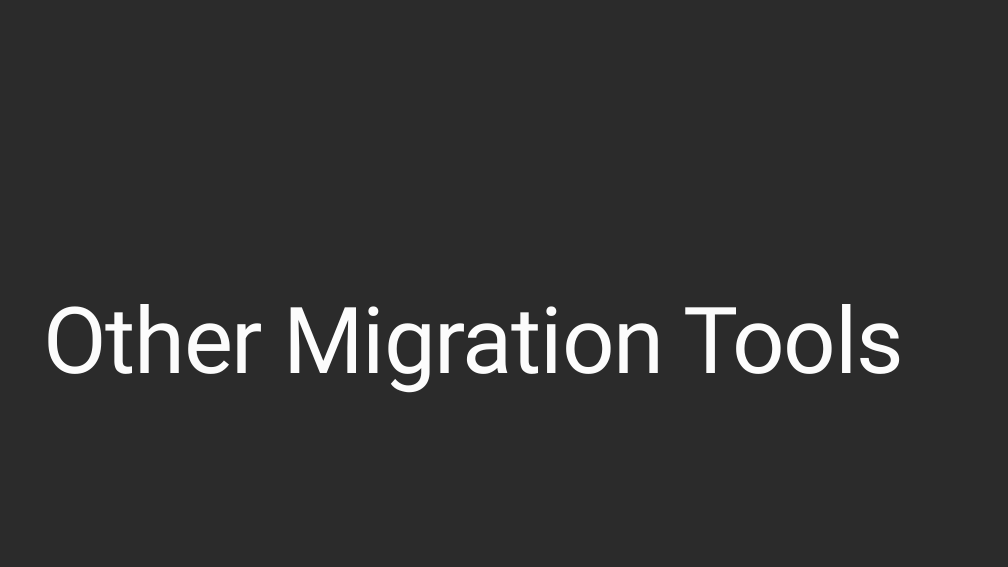
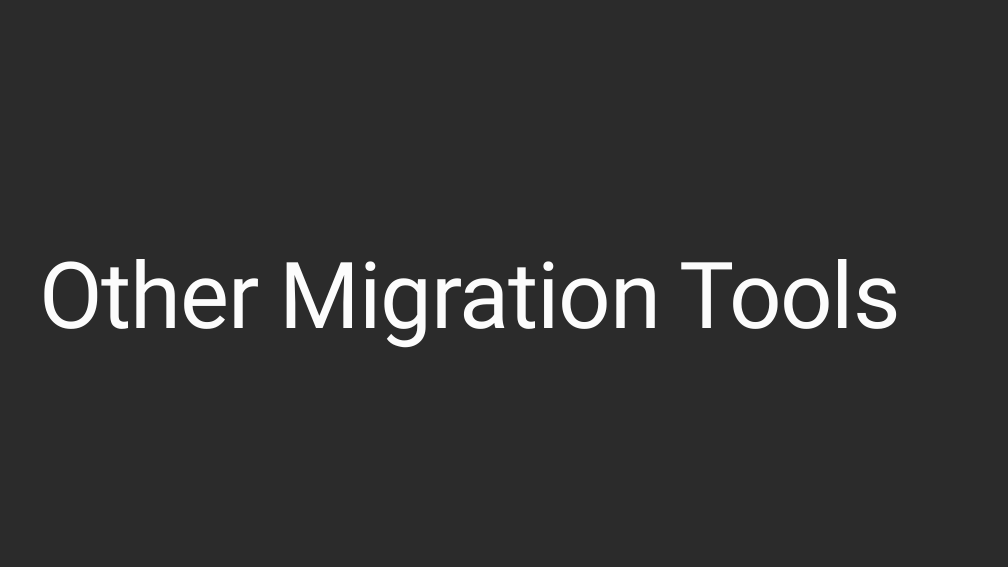
Before and after one commit to tanleittl/PRESENTATION-SQLDatabaseMigration, a slide deck: slide 16 of SQLDatabaseMigration.pptx (slide 12 before the commit). Drawn at 1008x567 pixels with LibreOffice and Linux fonts; fonts in the diff are those of the drawing; background and template pictures are left out; a plain dark background stands for a picture behind light text. Boxes give left, top, right and bottom in pixels: in the first picture for what was removed or moved away, otherwise in the second. Text is boxed around its words. In the diff, an @@ line names an element or a change of style, - is before the commit and + after.

```diff
--- a/SQLDatabaseMigration.pptx
+++ b/SQLDatabaseMigration.pptx
@@ text "Other Migration Tools": place and size @@
-text "Other Migration Tools" at box(43, 304, 904, 393)
+text "Other Migration Tools" at box(40, 259, 901, 348)
```
Also in this commit, not shown: 6 other slides changed, 5 slides added, 6 slides removed.
